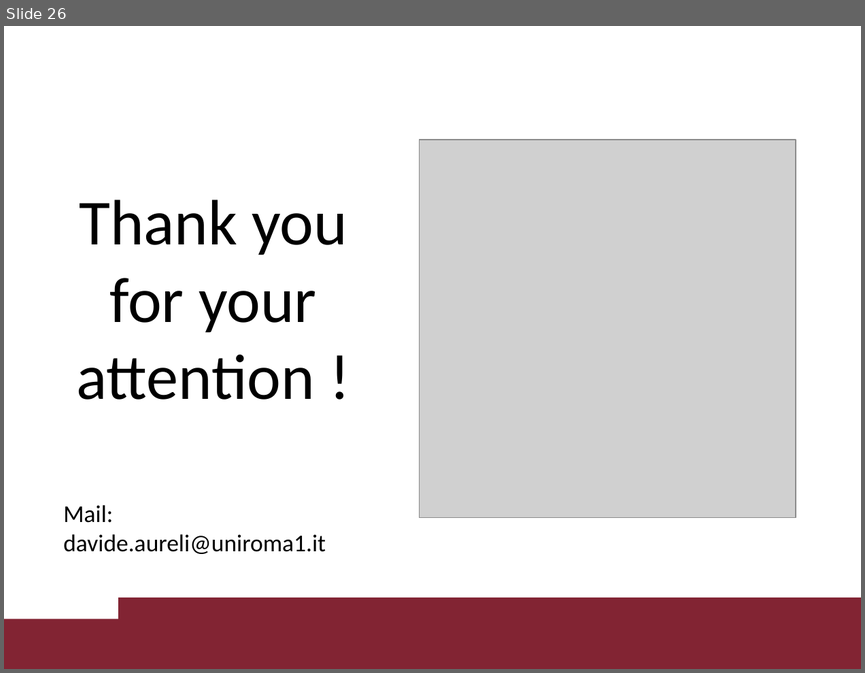
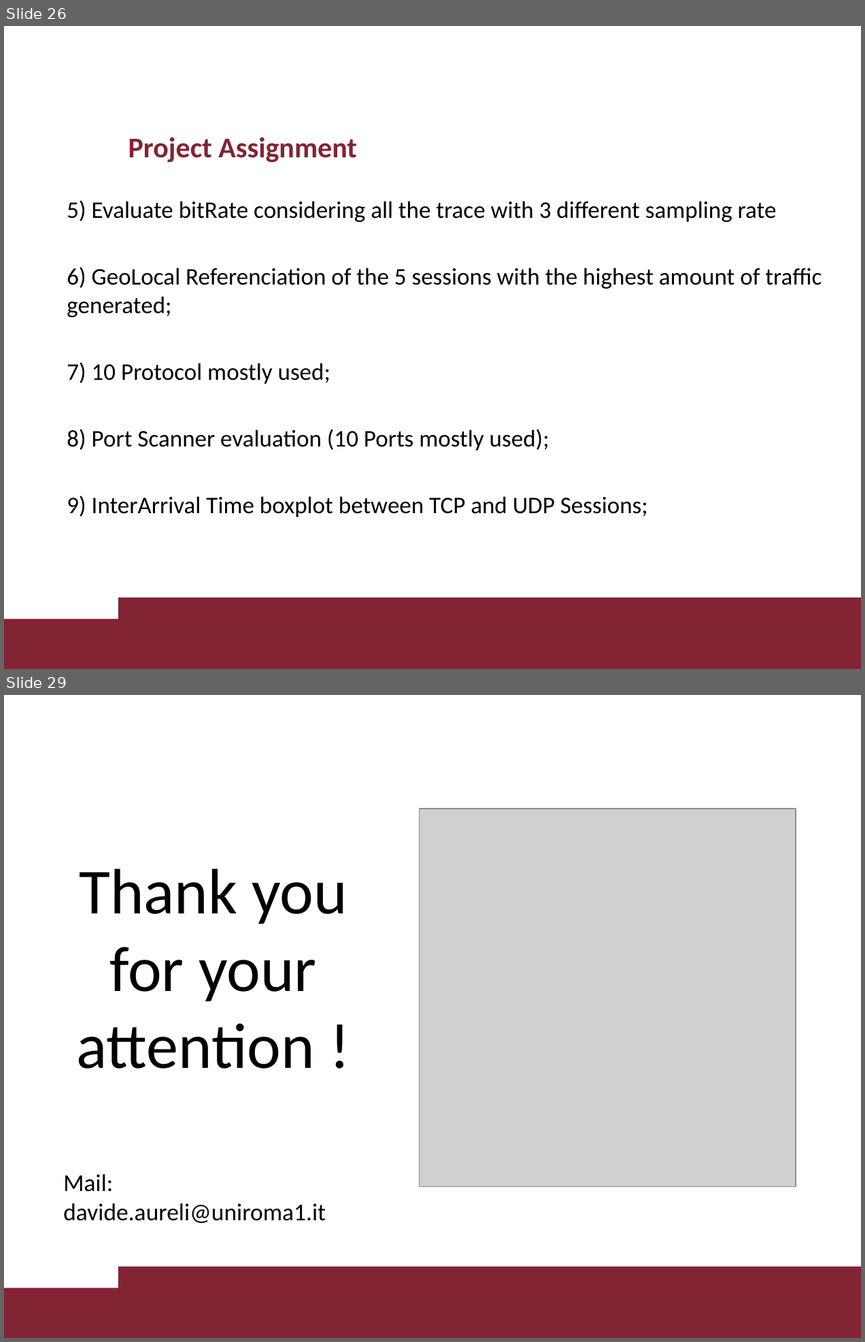
Before and after one commit to davaureli/NBD_LabSession, a slide deck: Lecture 3/Lecture 3.pptx. Shown one above the other, each under a label of ours: slide 26 before the commit, slides 26 and 29 after it; the slides between them are not shown. The pictures are 865x673 and 865x1342 pixels, drawn with LibreOffice and Linux fonts; fonts in the diff are those of the drawing; grey boxes stand for pictures; background and template pictures are left out. Boxes give left, top, right and bottom in pixels: in the first picture for what was removed or moved away, otherwise in the second. Text is boxed around its words. In the diff, an @@ line names an element or a change of style, - is before the commit and + after.

```diff
--- a/Lecture 3/Lecture 3.pptx
+++ b/Lecture 3/Lecture 3.pptx
@@ slide 26 added at box(4, 26, 861, 669), background #FFFFFF; not listed: 2 template elements that a slide beside it also shows @@
@@ title added at box(128, 137, 357, 162), 24 pt, text #822433, bold @@
+Project Assignment
@@ text added at box(67, 200, 821, 517), 20 pt, text #000000 @@
+  5) Evaluate bitRate considering all the trace with 3 different sampling rate
+  6) GeoLocal Referenciation of the 5 sessions with the highest amount of traffic generated;
+  7) 10 Protocol mostly used;
+  8) Port Scanner evaluation (10 Ports mostly used);
+  9) InterArrival Time boxplot between TCP and UDP Sessions;
@@ what was slide 26 is now slide 29 @@
```
Also in this commit, not shown: 3 slides changed, 2 other slides added.
